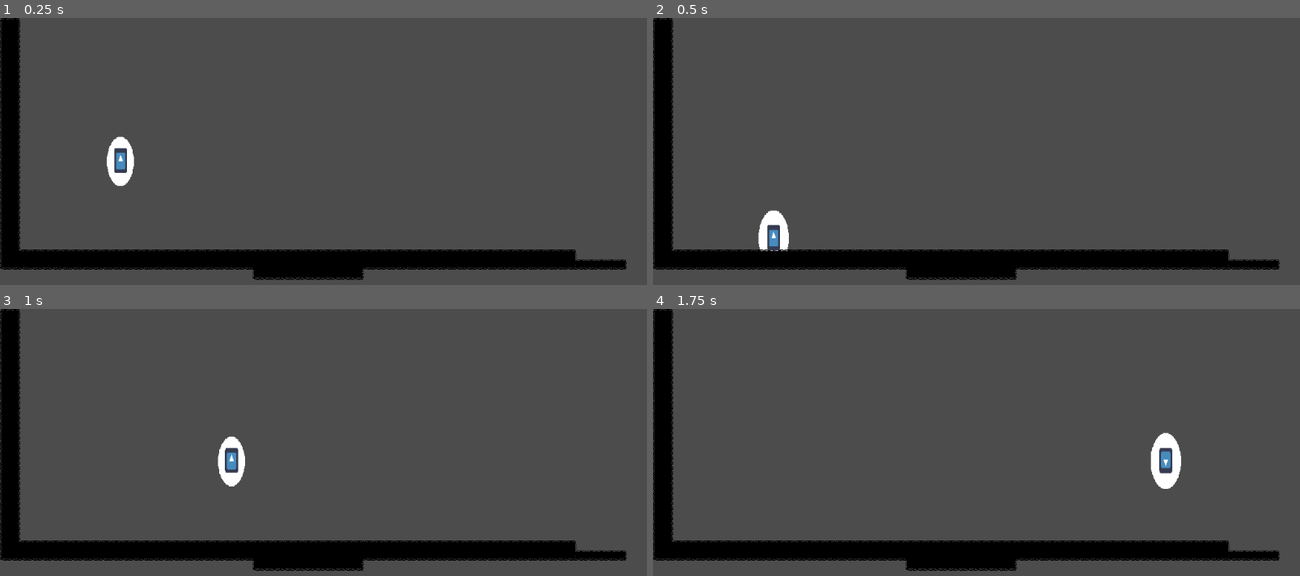
Above: before the commit, frames 1-4 (two rows, left to right).
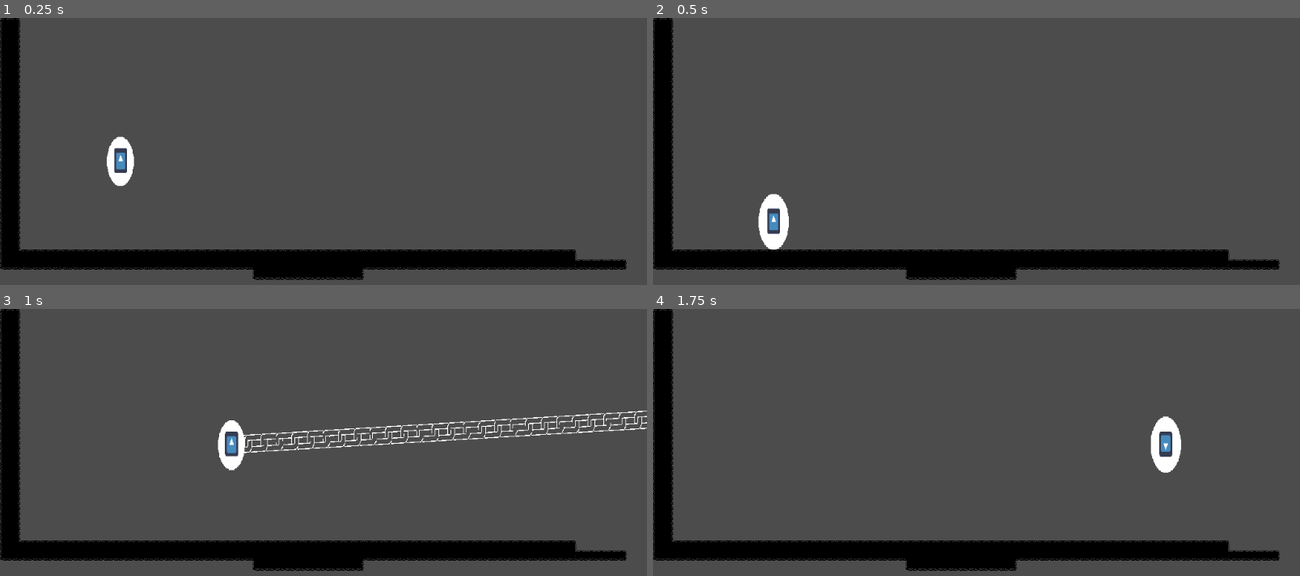
Above: after the commit, the same moments.

Repository: c0vvb0yy/jame-gam-18
Game: Godot game, scene res://src/level/arenas/arena0.tscn
The game is run twice, just before and just after one commit, with the same random seed, the same clock (stepped at 60 frames per second) and the same inputs. The engine's default icon, where the game draws it, is replaced by a stand-in: a white triangle on a blue panel in a dark square.
Inputs (mouse positions are in pixels of both pictures, inside the frame that each line leads up to):
- Up to frame 1 (0.25 s): no input
- Up to frame 2 (0.5 s): no input
- Up to frame 3 (1 s): move the mouse to (465, 479) at 0.52 s; press the mouse at (465, 479) at 0.53 s; hold D (move_right) from 0.53 s (still down); tap W (move_jump) at 0.77 s
- Up to frame 4 (1.75 s): keep holding D (move_right); move the mouse to (847, 517) at 1.27 s; release the mouse at (847, 517) at 1.28 s; tap S (move_crouch) at 1.35 s; tap W (move_jump) at 1.52 s; click (847, 517) at 1.55 s

Frame 1 is identical in both runs. In frame 2, 0.7% of the frame differs, in the area x 16-21%, y 65-88%; in frame 3, 2.2%, in the area x 33-100%, y 38-67%; in frame 4, 0.9%.

Commit message:
hook is shoot

Diff:
--- a/project.godot
+++ b/project.godot
@@ -60,6 +60,11 @@
 , Object(InputEventKey,"resource_local_to_scene":false,"resource_name":"","device":0,"alt":false,"shift":false,"control":false,"meta":false,"command":false,"pressed":false,"scancode":0,"physical_scancode":16777238,"unicode":0,"echo":false,"script":null)
  ]
 }
+grapple_shoot={
+"deadzone": 0.5,
+"events": [ Object(InputEventMouseButton,"resource_local_to_scene":false,"resource_name":"","device":0,"alt":false,"shift":false,"control":false,"meta":false,"command":false,"button_mask":0,"position":Vector2( 0, 0 ),"global_position":Vector2( 0, 0 ),"factor":1.0,"button_index":1,"pressed":false,"doubleclick":false,"script":null)
+ ]
+}
 
 [layer_names]
 
--- a/src/Player.tscn
+++ b/src/Player.tscn
@@ -1,10 +1,11 @@
-[gd_scene load_steps=8 format=2]
+[gd_scene load_steps=9 format=2]
 
 [ext_resource path="res://src/Player.gd" type="Script" id=1]
 [ext_resource path="res://src/PlayerMovement.gd" type="Script" id=2]
 [ext_resource path="res://icon.png" type="Texture" id=3]
 [ext_resource path="res://assets/player/illum640000.png" type="Texture" id=4]
 [ext_resource path="res://assets/player/illum640001.png" type="Texture" id=5]
+[ext_resource path="res://src/GrapplingHook.tscn" type="PackedScene" id=6]
 
 [sub_resource type="SpriteFrames" id=5]
 animations = [ {
@@ -15,7 +16,7 @@
 } ]
 
 [sub_resource type="RectangleShape2D" id=4]
-extents = Vector2( 11.0172, 13.2671 )
+extents = Vector2( 30.4594, 31.4221 )
 
 [node name="Player" type="Node2D" groups=["Player"]]
 position = Vector2( 131, 461 )
@@ -32,7 +33,6 @@
 region_rect = Rect2( 0, 0, 0, -7.76 )
 
 [node name="AnimatedSprite" type="AnimatedSprite" parent="PlayerMovement"]
-scale = Vector2( 1, 1 )
 z_index = 1
 frames = SubResource( 5 )
 frame = 1
@@ -40,5 +40,7 @@
 
 [node name="CollisionShape2D" type="CollisionShape2D" parent="PlayerMovement"]
 position = Vector2( 0.648071, -0.698273 )
-scale = Vector2( 1, 1 )
 shape = SubResource( 4 )
+
+[node name="GrapplingHook" parent="PlayerMovement" instance=ExtResource( 6 )]
+speed = 50
--- a/src/PlayerMovement.gd
+++ b/src/PlayerMovement.gd
@@ -7,10 +7,12 @@
 export var max_slide_force : int = 600
 export var jump_impulse_x = 140
 export var ground_slam_impuse_y = 1500
+export var grappling_pull = 105
 
-var jumps_made = 0;
-var slide_force = 0;
-var velocity = Vector2.ZERO;
+var jumps_made = 0
+var slide_force = 0
+var velocity = Vector2.ZERO
+var chain_velocity = Vector2.ZERO
 
 #move state vars
 var is_falling : bool
@@ -27,8 +29,14 @@
 var slide_decay = 15
 
 onready var sprite = $Sprite
+
+var has_grappling_hook = true
+var grappling_hook
+
 # Called when the node enters the scene tree for the first time.
 func _ready():
+	if(has_grappling_hook):
+		grappling_hook = $GrapplingHook
 	pass # Replace with function body.
 
 
@@ -50,6 +58,10 @@
 	if event.is_action("move_left") && event.is_action("move_right"):
 		input = 0
 
+	if event.is_action_pressed("grapple_shoot"):
+		grappling_hook.shoot(get_global_mouse_position() - get_viewport().size * 0.5)
+	elif event.is_action_released("grapple_shoot"):
+		grappling_hook.release()
 
 #	if event.is_action("move_left"):
 #		#input = -1
--- a/src/level/arenas/arena0.tscn
+++ b/src/level/arenas/arena0.tscn
@@ -31,5 +31,7 @@
 z_index = 2
 tile_set = ExtResource( 1 )
 cell_size = Vector2( 16, 16 )
+collision_layer = 4
+collision_mask = 9
 format = 1
 tile_data = PoolIntArray( 0, 0, 0, 1, 0, 2, 65536, 0, 65536, 65537, 0, 65538, 131072, 0, 65536, 131073, 0, 65538, 19660 …(3033 unchanged characters)…
